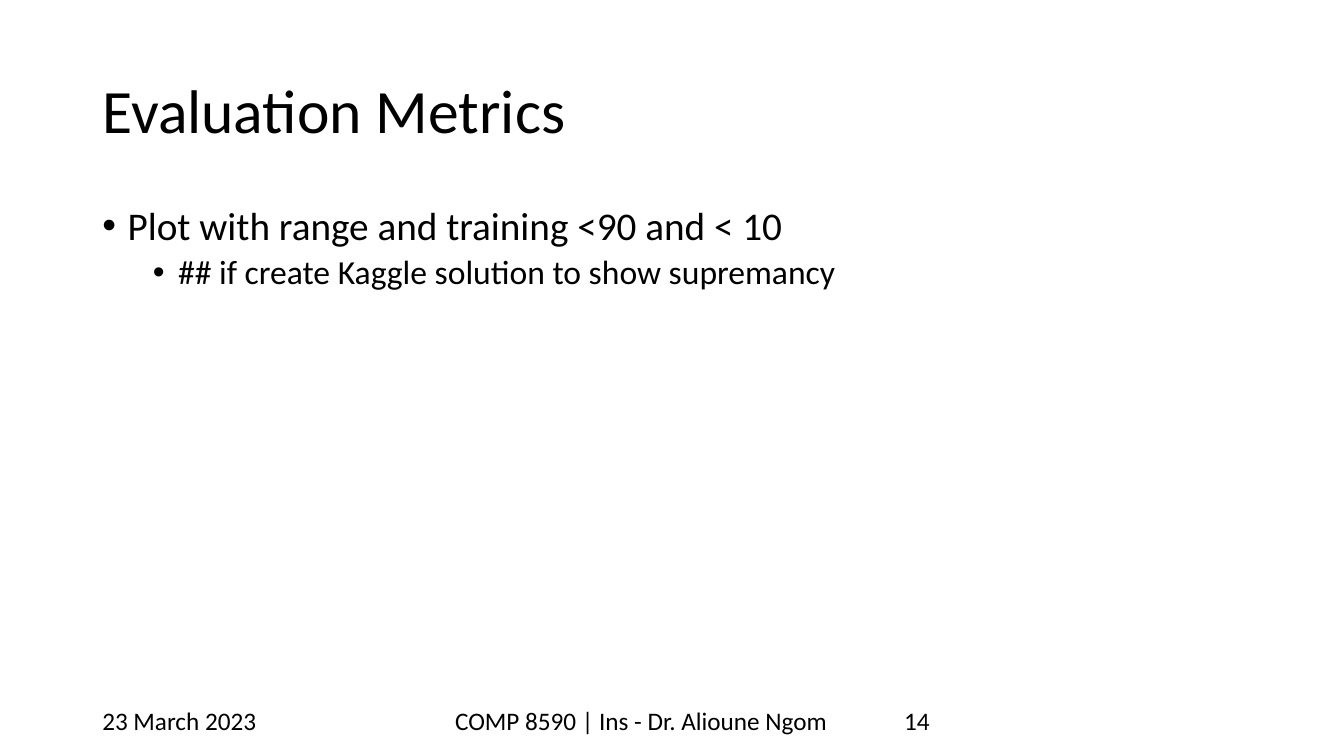
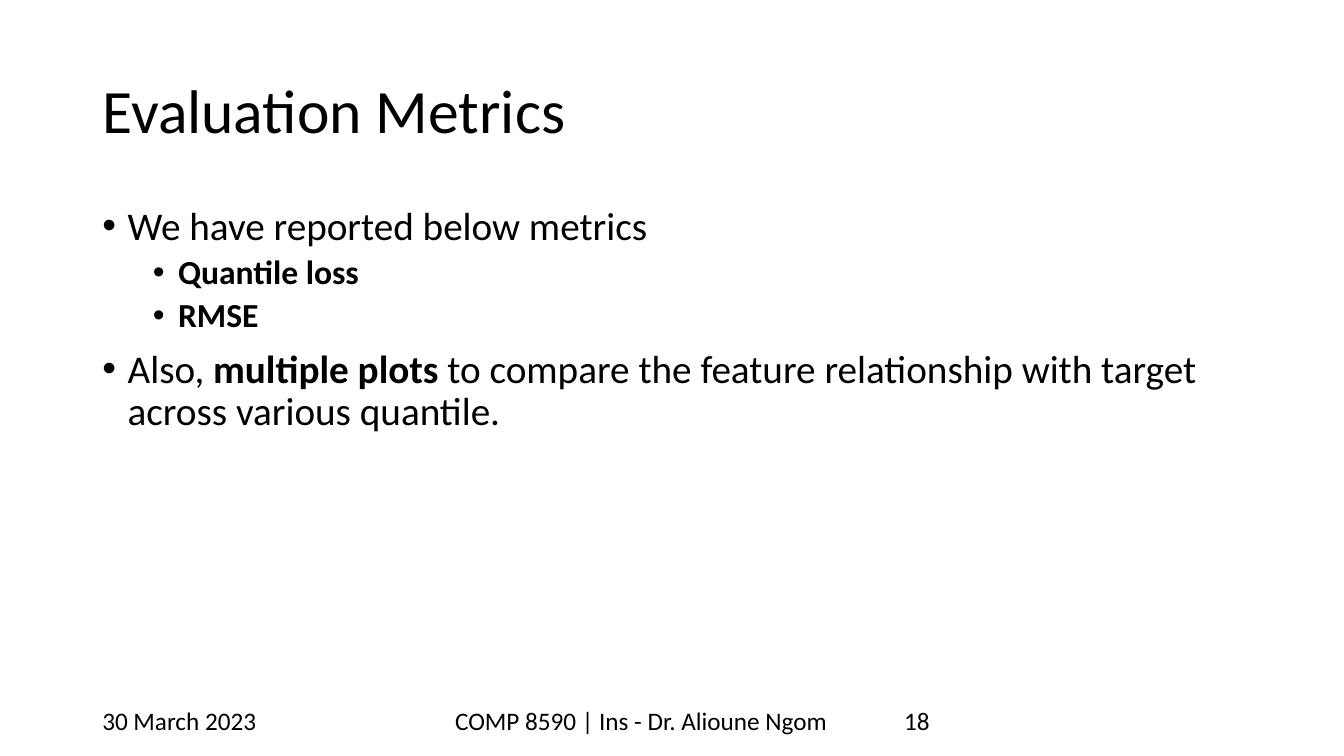
Before and after one commit to mayankkom-dev/stats_final_proj, a slide deck: slide 18 of uwindsortemp_yellowstripe_widescreen (1).pptx (slide 14 before the commit). Drawn at 1344x756 pixels with LibreOffice and Linux fonts; fonts in the diff are those of the drawing; background and template pictures are left out. Boxes give left, top, right and bottom in pixels: in the first picture for what was removed or moved away, otherwise in the second. Text is boxed around its words. In the diff, an @@ line names an element or a change of style, - is before the commit and + after.

```diff
--- a/uwindsortemp_yellowstripe_widescreen (1).pptx
+++ b/uwindsortemp_yellowstripe_widescreen (1).pptx
@@ text at box(128, 212, 1196, 432): text changed; size 24 to 28 pt @@
-• Plot with range and training <90 and < 10
-  • ## if create Kaggle solution to show supremancy
+• We have reported below metrics
+  • Quantile loss
+  • RMSE
+• Also, multiple plots to compare the feature relationship with target across various quantile.
@@ text at box(102, 712, 256, 730): text changed @@
-23 March 2023
+30 March 2023
@@ page number at box(904, 712, 930, 731): text changed @@
-14
+18
```
Also in this commit, not shown: 29 other slides changed, 6 slides added, 2 slides removed.
